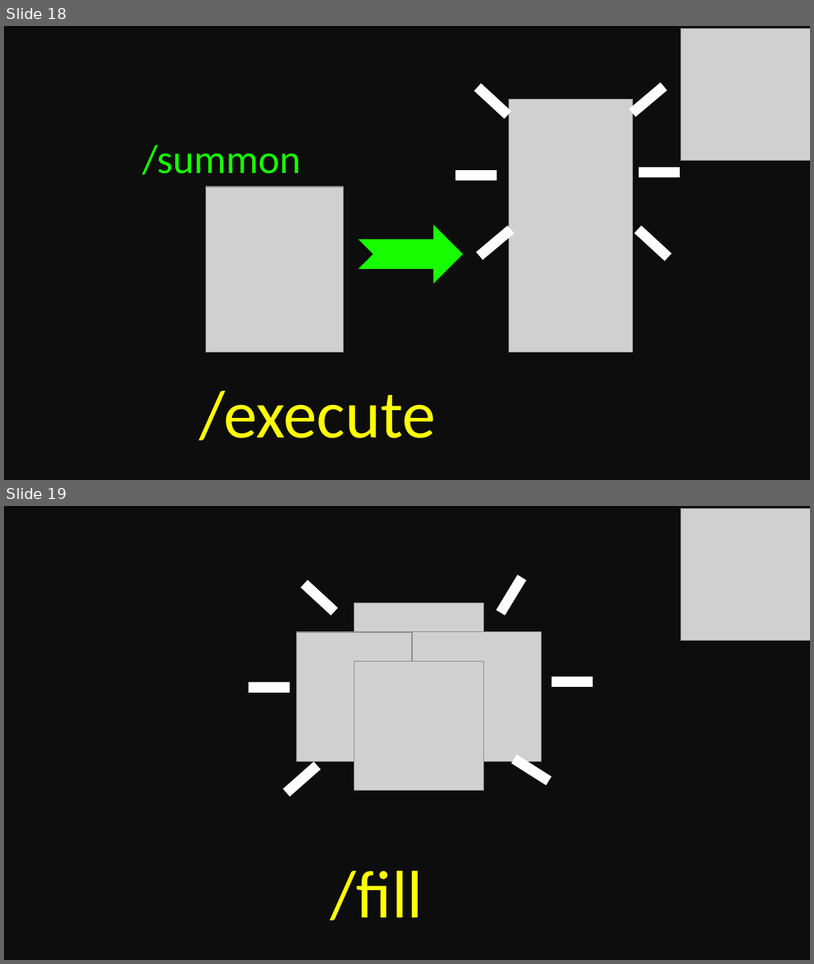
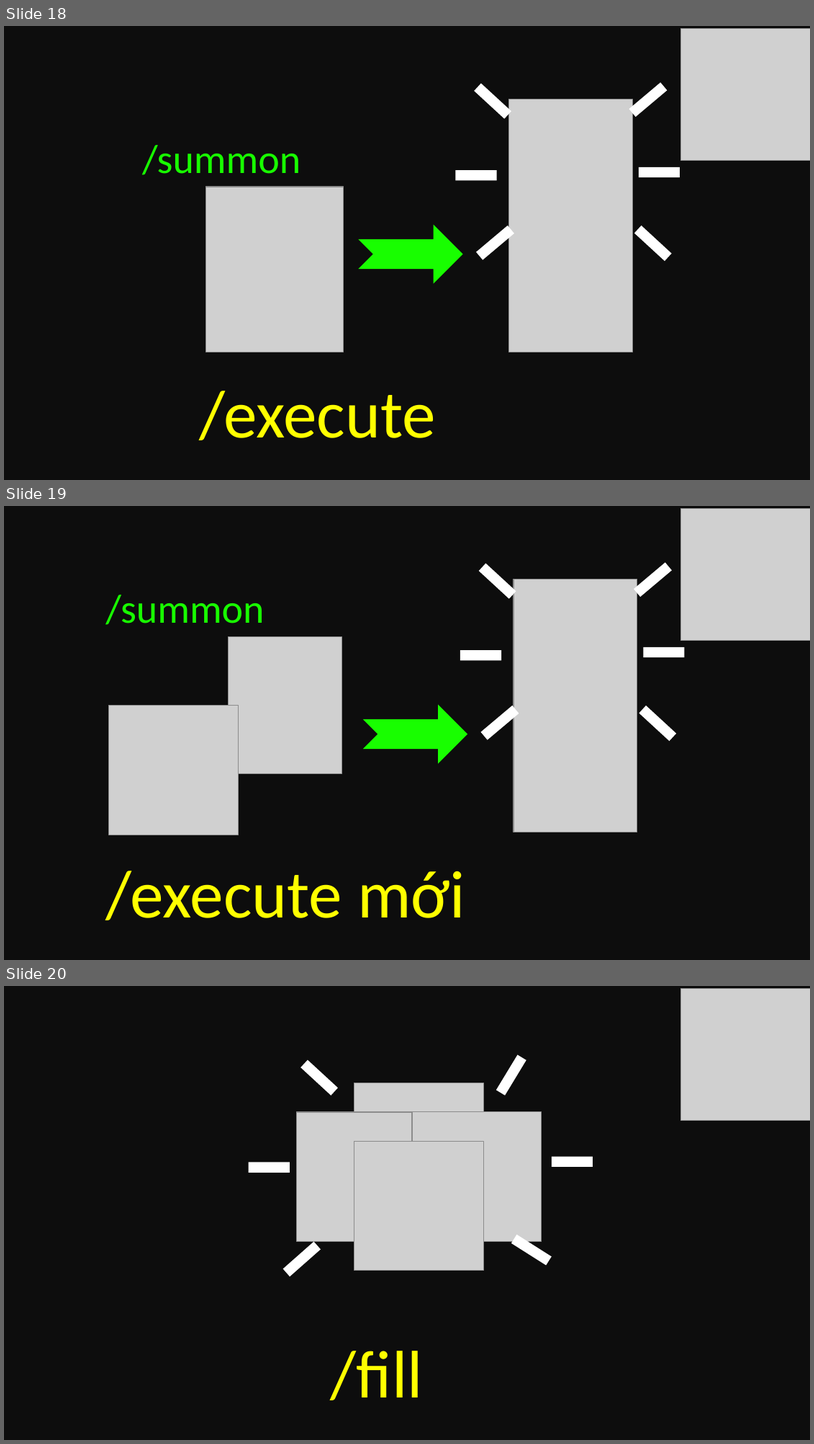
Before and after one commit to HgVN23/HgVN23.github.io, a slide deck: assets/media/thumbnail/template.pptx. Shown one above the other, each under a label of ours: slides 18 and 19 before the commit, slides 18, 19 and 20 after it. The pictures are 814x964 and 814x1444 pixels, drawn with LibreOffice and Linux fonts; fonts in the diff are those of the drawing; grey boxes stand for pictures. Boxes give left, top, right and bottom in pixels: in the first picture for what was removed or moved away, otherwise in the second. Text is boxed around its words. In the diff, an @@ line names an element or a change of style, - is before the commit and + after.

```diff
--- a/assets/media/thumbnail/template.pptx
+++ b/assets/media/thumbnail/template.pptx
@@ slide 19 added at (4, 506, 810, 960), background #0D0D0D @@
@@ picture added at (681, 508, 810, 640) @@
@@ group added at (106, 563, 684, 834): 6 rectangles, 3 pictures, 1 notched right arrow, 1 text @@
+/summon
@@ text added at (106, 870, 466, 920), 60 pt, text #FFFF00 @@
+/execute mới
@@ what was slide 19 is now slide 20 @@
```
Also in this commit, not shown: 1 other slide added, 2 other files.
